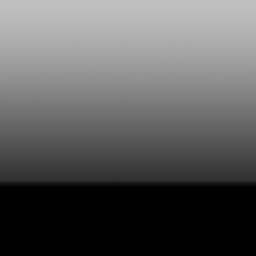
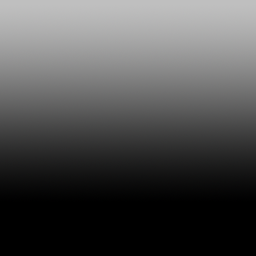
Layers edited between the first and the second w=256, h=256 image:
hid "Layer 3" over (x1=0, y1=12, x2=256, y2=198)
added layer "Layer 4" above "Layer 1" over (x1=0, y1=12, x2=256, y2=198)
painted on "Layer 1" over (x1=0, y1=12, x2=256, y2=198)
